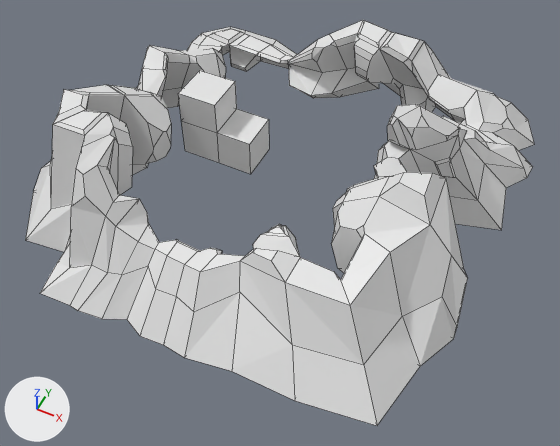
Two versions of the Blender file low poly island.blend, one commit apart.
Camera for both pictures: a 50 mm lens placed at (12.0, -24.0, 26.1), pointed at (1.3, -2.7, -0.6). The axes (+X, +Y, +Z) are drawn at lower left. The lights are the same throughout. Mesh edges are drawn as thin lines.
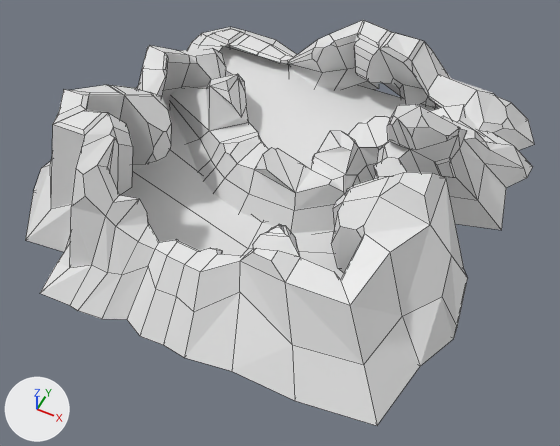
The newer file is also turned or shifted as a whole; pictures and numbers use the older file's frame.

Location of each change, [x1, y1, x2, y2] in pixels of the pictures (560 x 446 px):
```json
{"object": "Cube.001", "change": "reshaped", "before": [178, 70, 269, 174], "after": [169, 71, 481, 233]}
{"object": "Plane.002", "change": "added", "after": [121, 105, 344, 279]}
{"object": "Plane.001", "change": "added", "after": [219, 46, 437, 169]}
```

Edits to the scene script, one JSON object a line:
```json
{"block": "me_cube", "where": "# used by ob_cube_001; location = (-4.37, 0.92, 0.0)"}
{"op": "remove", "block": "me_cube", "code": "me_cube.from_pydata(...)  # 16 vertices, 14 faces; spans x -1.0..2.78, y -1.0..1.0, z -1.0..2.7"}
{"op": "add", "block": "me_cube", "code": "me_cube.from_pydata(...)  # 133 vertices, 117 faces; spans x -4.47..13.67, y -3.88..7.15, z -1.08..2.78"}
{"block": "me_cube", "change": "me_cube part 1: the whole mesh is rebuilt"}
{"op": "add", "block": "me_plane_002", "code": ["me_plane_002 = bpy.data.meshes.new('Plane.002')", "me_plane_002.from_pydata([(-1.97, -0.6, 0.0), (2.05, -1.0, 0.0), (-1.82, 1.68, 0.0), (1.55, 2.15, 0.09), (0.13, -1.1, 0.0), (0.2, 0.74, 0.0), (-1.66, 0.47, 0.0), (1.88, 0.65, 0.0), (0.27, -0.01, 0.0), (1.7, 1.58, 0.0), (0.23, 0.36, 0.0), (-1.74, 1.07, 0.0)], [], [(10, 9, 3, 5), (11, 10, 5, 2), (0, 4, 8, 6), (4, 1, 7, 8), (6, 8, 10, 11), (8, 7, 9, 10)])"]}
{"op": "add", "block": "me_plane_001", "code": ["me_plane_001 = bpy.data.meshes.new('Plane.001')", "me_plane_001.from_pydata([(-0.82, -0.4, 0.0), (1.0, -1.2, 0.0), (-1.25, 0.78, 0.0), (2.59, 0.83, 0.0)], [], [(0, 1, 3, 2)])"]}
{"op": "add", "block": "ob_plane_002", "code": ["ob_plane_002 = bpy.data.objects.new('Plane.002', me_plane_002)", "ob_plane_002.location = (-0.55, -4.49, -0.79)", "ob_plane_002.scale = (4.46, 4.46, 4.46)"]}
{"op": "add", "block": "ob_plane_001", "code": ["ob_plane_001 = bpy.data.objects.new('Plane.001', me_plane_001)", "ob_plane_001.location = (-3.13, 4.11, 0.0)", "ob_plane_001.scale = (4.24, 4.24, 4.24)"]}
```
